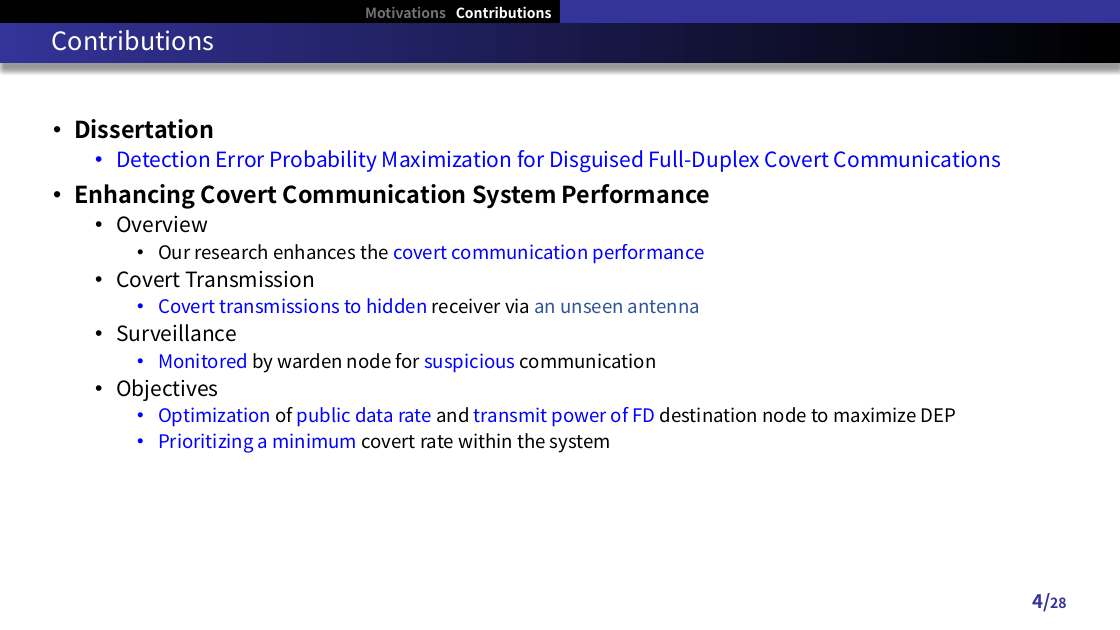
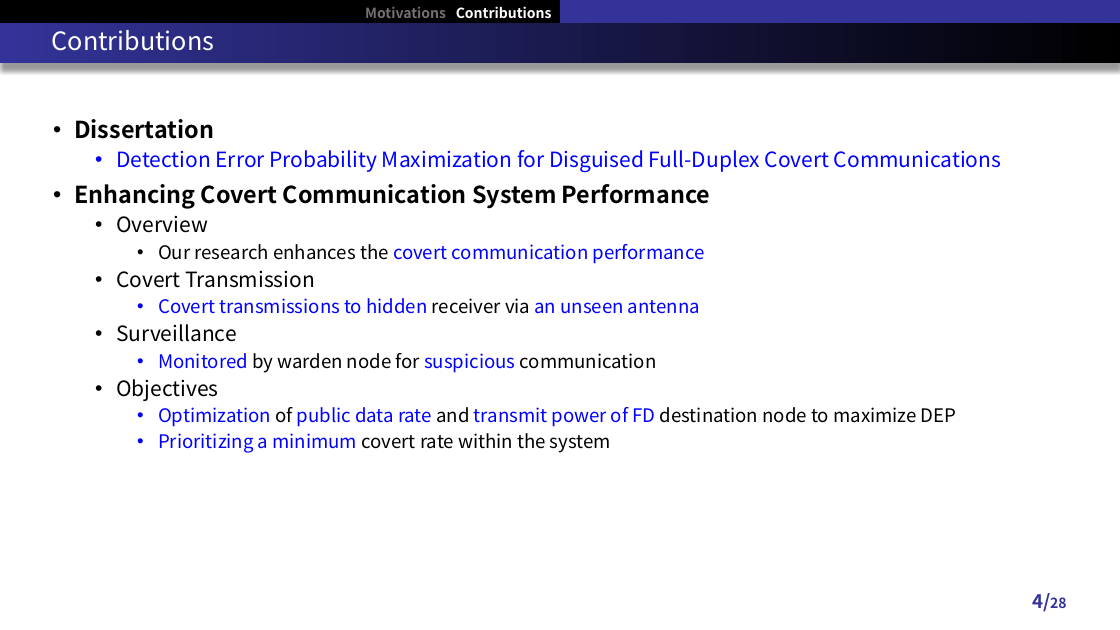
Before and after one commit to RefatHanbat/Presentation-of-SDM, a slide deck: slide 4 of New Problem/Thesis Defense slide_2.pptx. Drawn at 1120x630 pixels with LibreOffice and Linux fonts; fonts in the diff are those of the drawing. Boxes give left, top, right and bottom in pixels: in the first picture for what was removed or moved away, otherwise in the second. Text is boxed around its words. In the diff, an @@ line names an element or a change of style, - is before the commit and + after.

```diff
--- a/New Problem/Thesis Defense slide_2.pptx
+++ b/New Problem/Thesis Defense slide_2.pptx
@@ text at (x1=158, y1=298, x2=700, y2=314): text colour #2F5597 to #0000FF in "an unseen antenna" @@
```
Also in this commit, not shown: 1 other slide changed, 4 other files.
